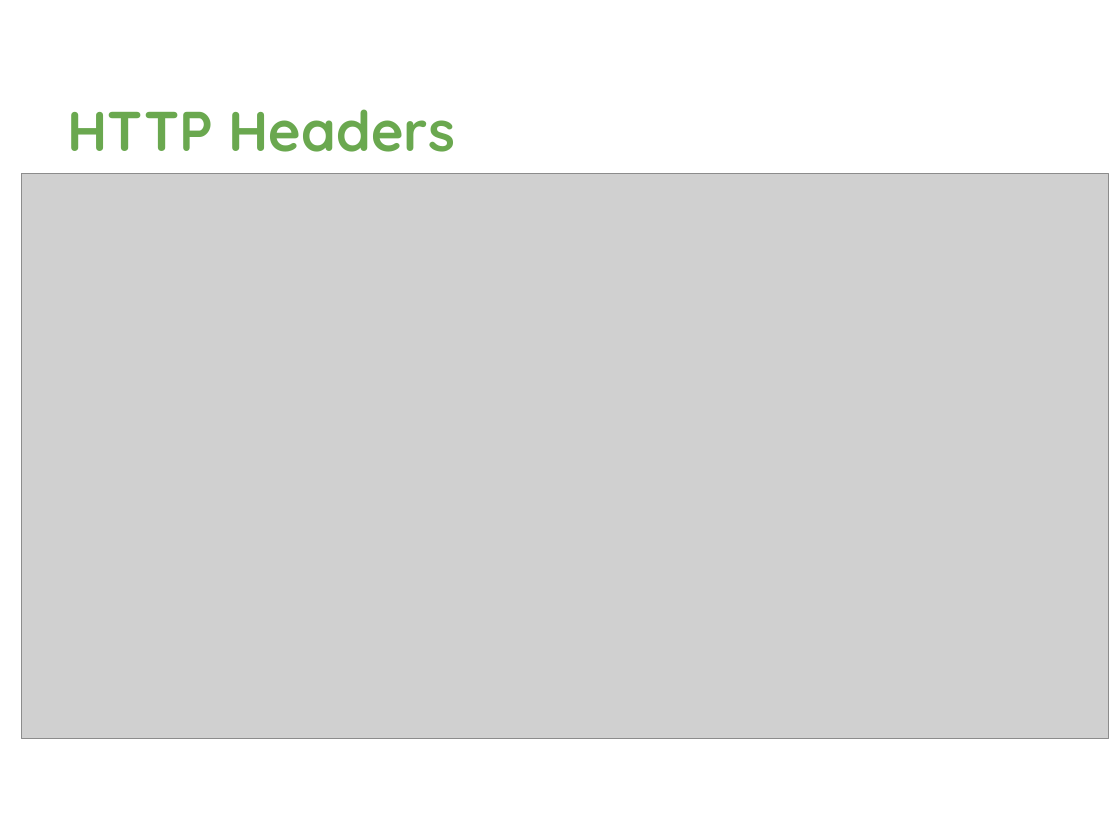
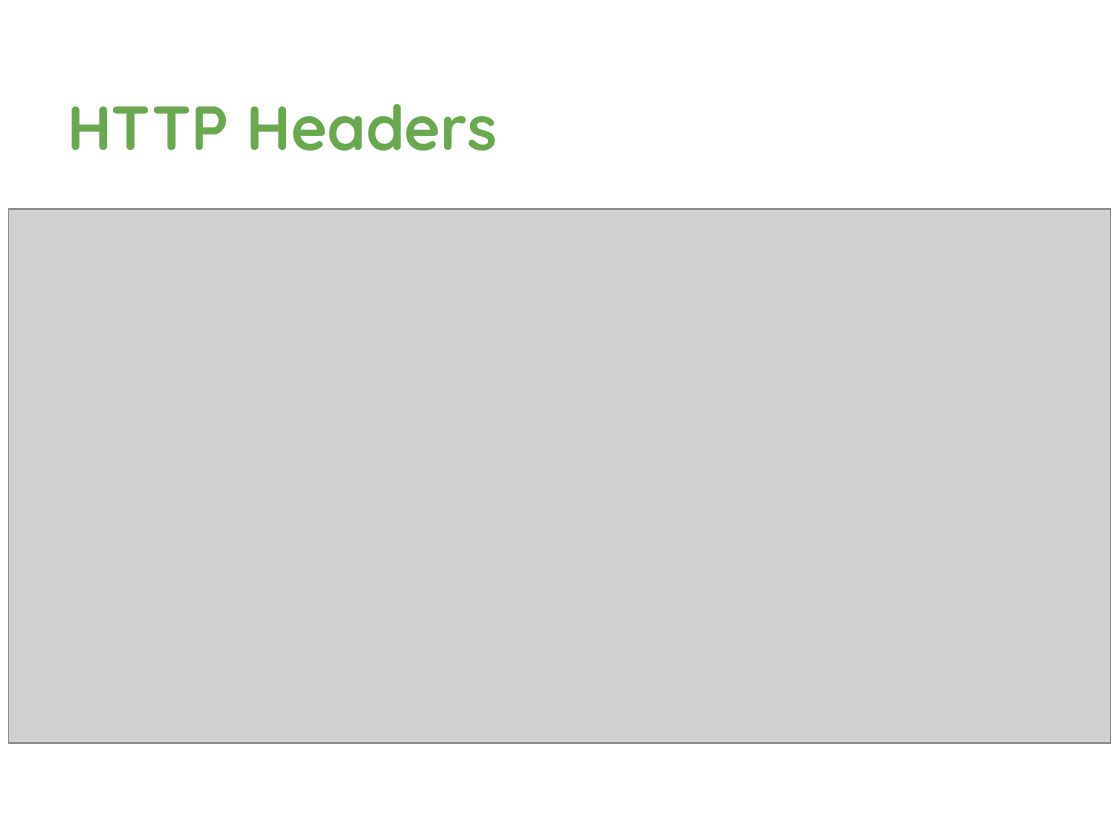
Before and after one commit to davetrux/gdgmidevfest-2017, a slide deck: slide 13 of MobileAuthWebWorld.pptx. Drawn at 1120x840 pixels with LibreOffice and Linux fonts; fonts in the diff are those of the drawing; grey boxes stand for pictures; background and template pictures are left out. Boxes give left, top, right and bottom in pixels: in the first picture for what was removed or moved away, otherwise in the second. Text is boxed around its words. In the diff, an @@ line names an element or a change of style, - is before the commit and + after.

```diff
--- a/MobileAuthWebWorld.pptx
+++ b/MobileAuthWebWorld.pptx
@@ title "HTTP Headers" at <box>67,104,497,151</box>: size 36 to 40 pt @@
@@ picture: place and size @@
-picture at <box>21,174,1109,739</box>
+picture at <box>8,209,1111,744</box>
```
Also in this commit, not shown: 11 other slides changed, 3 slides added, 1 slide removed.
